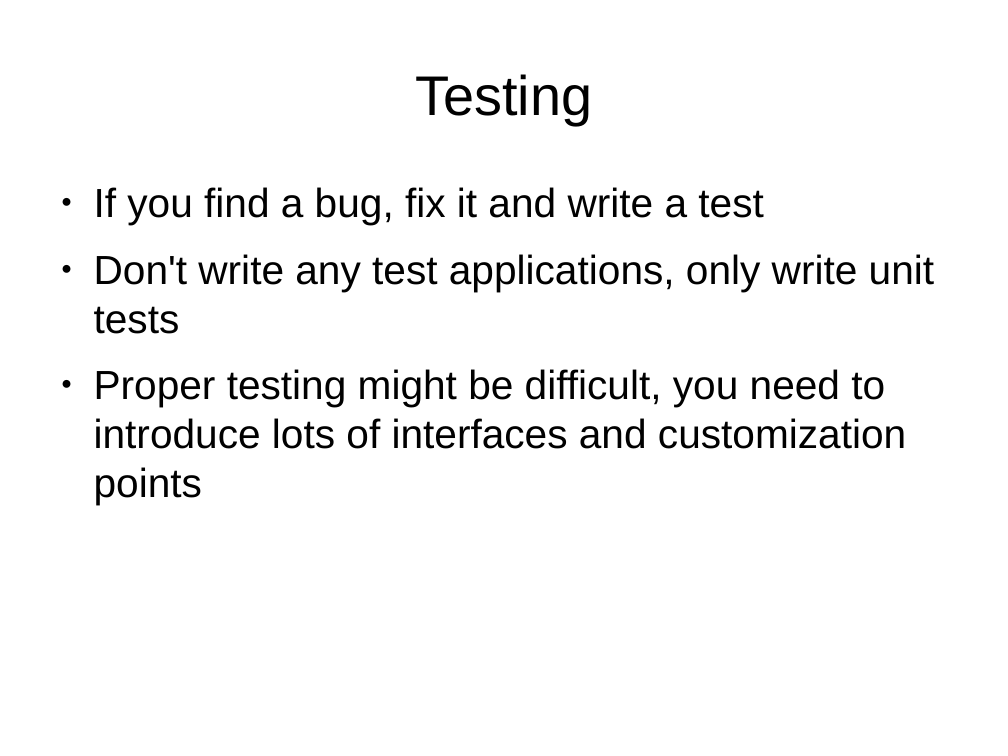
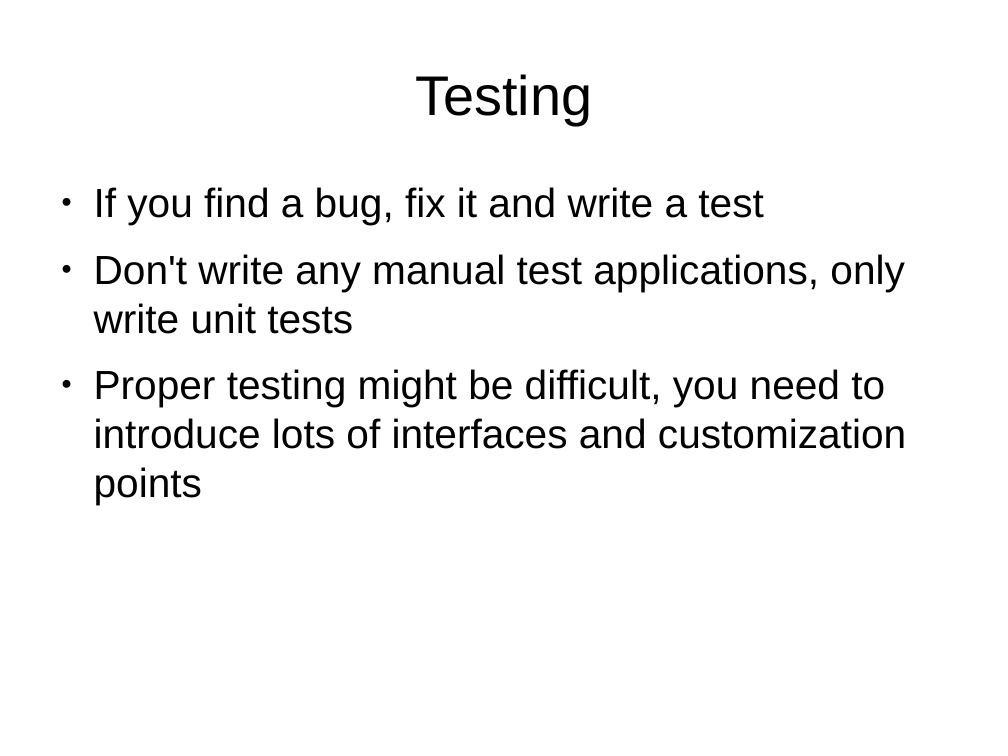
Before and after one commit to headmyshoulder/stuff, a slide deck: slide 4 of cppug_testing/Talk.odp. Drawn at 1008x756 pixels with LibreOffice and Linux fonts; fonts in the diff are those of the drawing. Boxes give left, top, right and bottom in pixels: in the first picture for what was removed or moved away, otherwise in the second. Text is boxed around its words. In the diff, an @@ line names an element or a change of style, - is before the commit and + after.

```diff
--- a/cppug_testing/Talk.odp
+++ b/cppug_testing/Talk.odp
@@ text at [94,254,905,334]: text changed @@
-● Don't write any test applications, only write unit tests
+● Don't write any manual test applications, only write unit tests
```
Also in this commit, not shown: 3 other slides changed.
